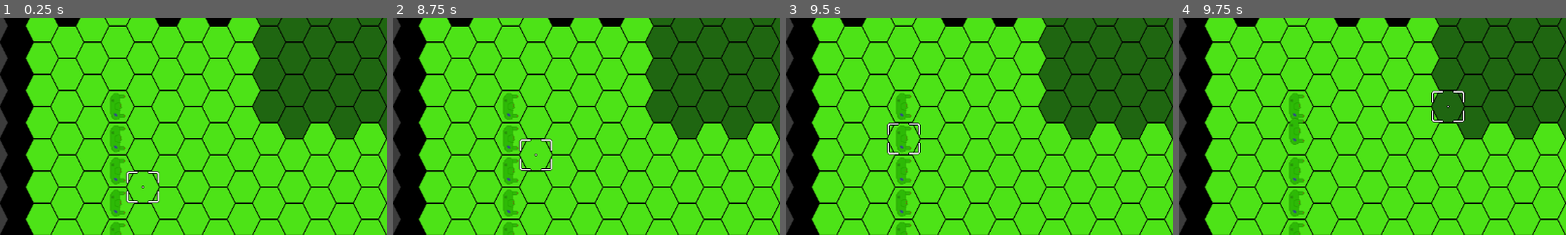
Above: before the commit, frames 1-4 (left to right).
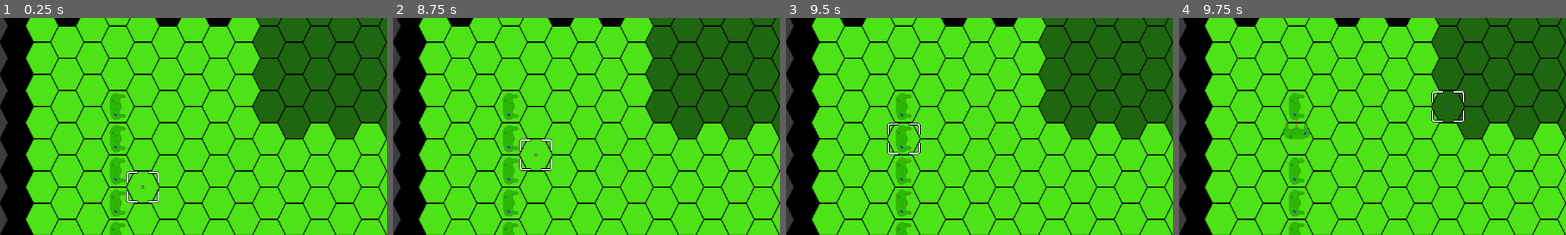
Above: after the commit, the same moments.

Repository: Heiserkeit/Mech
Game: Godot game, scene res://src/main.tscn
The game is run twice, just before and just after one commit, with the same random seed, the same clock (stepped at 60 frames per second) and the same inputs. Before the commit the project has no main scene; this scene is started directly in both runs.
Inputs (mouse positions are % of the whole screen's width and height, from its top left):
- Up to frame 1 (0.25 s): no input
- Up to frame 2 (8.75 s): tap Enter at 0.5, 2, 3.5 s; move the mouse to (45, 70) at 0.52 s; hold F (Aktion a) 0.53-1.28 s; hold Up (ui_up) 0.53-2.03 s; click (45, 70) at 0.67 s; tap Space at 1.25, 2.75, 4.25 s; move the mouse to (80, 65) at 1.27 s; click (80, 65) at 1.35 s; move the mouse to (20, 35) at 2.02 s; hold Right mouse button (mouse_right) 2.03-2.78 s; hold Left (ui_left) 2.03-3.53 s; move the mouse to (55, 50) at 2.77 s; tap F (Aktion a) at 2.85, 7.35 s; click (55, 50) at 2.92 s; move the mouse to (35, 25) at 3.52 s; press the mouse at (35, 25) at 3.53 s; hold Down (ui_down) 3.53-4.28 s; move the mouse to (72, 45) at 4.27 s; release the mouse at (72, 45) at 4.28 s; hold Right (ui_right) 4.28-5.03 s; right-click (72, 45) at 4.35 s; move the mouse to (30, 55) at 5.02 s; hold Up (ui_up) 5.03-5.78 s; hold F (Aktion a) 5.03-5.78 s; click (30, 55) at 5.17 s; move the mouse to (60, 28) at 5.77 s; hold Right (ui_right) 5.78-8.03 s; click (60, 28) at 5.85 s; move the mouse to (45, 70) at 6.52 s; hold Right mouse button (mouse_right) 6.53-7.28 s; move the mouse to (80, 65) at 7.27 s; click (80, 65) at 7.42 s; move the mouse to (20, 35) at 8.02 s; press the mouse at (20, 35) at 8.03 s; hold Down (ui_down) from 8.03 s (still down)
- Up to frame 3 (9.5 s): move the mouse to (55, 50) at 8.77 s; release Down (ui_down) at 8.78 s; release the mouse at (55, 50) at 8.78 s; hold Left (ui_left) from 8.78 s (still down); right-click (55, 50) at 8.85 s
- Up to frame 4 (9.75 s): move the mouse to (35, 25) at 9.52 s; release Left (ui_left) at 9.53 s; hold Up (ui_up) from 9.53 s (still down); hold F (Aktion a) from 9.53 s (still down); click (35, 25) at 9.67 s
The pictures show only the part of the screen within x 0-50%, y 6-55%; the shares and areas given below are measured in that part.

Frames 1-3 are identical in both runs. In frame 4, 0.4% of the frame differs, in the area x 26-34%, y 45-59%.

Commit message:
rotation 0.1

Diff:
--- a/project.godot
+++ b/project.godot
@@ -11,6 +11,7 @@
 [application]
 
 config/name="Test_hex"
+run/main_scene="res://src/main.tscn"
 config/features=PackedStringArray("4.2", "Forward Plus")
 config/icon="res://icon.svg"
 
--- a/src/Mech.gd
+++ b/src/Mech.gd
@@ -27,7 +27,35 @@
 		else:
 			#print("move_map_position: ",move_map_position)
 			#print("current_id_path: ",current_id_path)
+
+			var current_postionan_id = tile_map.local_to_map(move_map_position)
+
+			# Rotation:
+			print(current_id_path.front().x - current_postionan_id.x)
+			print("current_id_path.pop_front().x : ", current_id_path.front().x )
+			print("current_postionan_id.x :", current_postionan_id.x)
+			print(current_id_path.front().y - current_postionan_id.y)
+			print("current_id_path.pop_front().y : ", current_id_path.front().y )
+			print("current_postionan_id.y :", current_postionan_id.y)
+
+			if current_id_path.front().x - current_postionan_id.x < 0:
+				if current_id_path.front().y - current_postionan_id.y < 0:
+					rotation_degrees = cell_rotation["OL"]
+				elif current_id_path.front().y - current_postionan_id.y == 0:
+					rotation_degrees = cell_rotation["UL"]
+			elif current_id_path.front().x - current_postionan_id.x == 0:
+				if current_id_path.front().y - current_postionan_id.y > 0:
+					rotation_degrees = cell_rotation["U"]
+				elif current_id_path.front().y - current_postionan_id.y < 0:
+					rotation_degrees = cell_rotation["O"]
+			elif current_id_path.front().x - current_postionan_id.x > 0:
+				if current_id_path.front().y - current_postionan_id.y < 0:
+					rotation_degrees = cell_rotation["OR"]
+				elif current_id_path.front().y - current_postionan_id.y == 0:
+					rotation_degrees = cell_rotation["UR"]
+
 			move_map_position = tile_map.map_to_local(current_id_path.pop_front())
+
 			#print("move_map_position: ",move_map_position)
 			#print("current_id_path: ",current_id_path)
 
